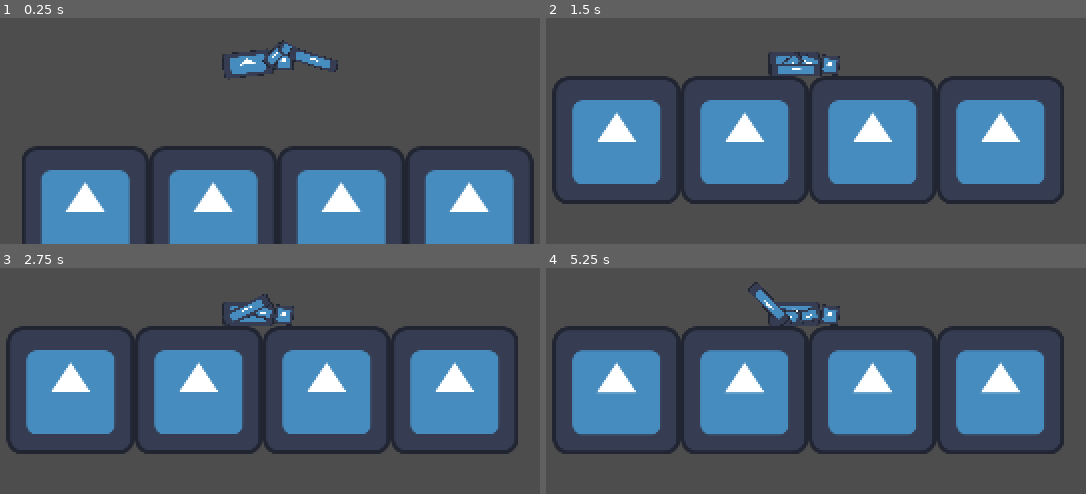
Above: before the commit, frames 1-4 (two rows, left to right).
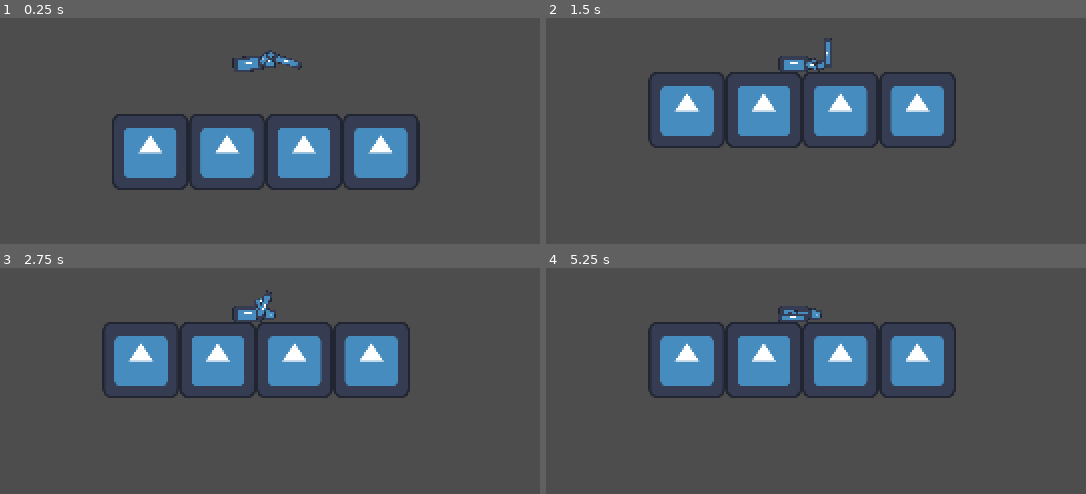
Above: after the commit, the same moments.

Repository: louisng-coder/buckshot_sisyphus
Game: Godot game, scene res://scenes/stage.tscn
Same seed, same stepped clock (60 frames per second), same inputs: the game is played once before the commit and once after it. The engine's default icon, where the game draws it, is replaced by a stand-in: a white triangle on a blue panel in a dark square.
Inputs (mouse positions are in pixels of both pictures, inside the frame that each line leads up to):
- Up to frame 1 (0.25 s): no input
- Up to frame 2 (1.5 s): move the mouse to (934, 45) at 0.52 s; hold Right mouse button (aim) 0.53-1.28 s; tap Space (shoot) at 0.8, 1.35 s; tap Enter at 1.25 s; move the mouse to (664, 81) at 1.27 s
- Up to frame 3 (2.75 s): right-click (118, 331) at 1.55 s; move the mouse to (outside the picture) at 2.02 s; hold Right mouse button (aim) from 2.03 s (still down); tap Space (shoot) at 2.3 s
- Up to frame 4 (5.25 s): move the mouse to (762, 385) at 2.77 s; release Right mouse button (aim) at 2.78 s; click (762, 385) at 2.85 s; right-click (762, 385) at 3.05 s; move the mouse to (983, 367) at 3.52 s; tap Space (shoot) at 3.6, 5.1 s; move the mouse to (outside the picture) at 4.27 s; right-click (outside the picture) at 4.35 s; move the mouse to (826, 313) at 5.02 s

The runs differ from the first frame. In frame 1, 35% of the frame differs, in the area x 4-99%, y 9-100%; in frame 2, 34%; in frame 3, 34%; in frame 4, 34%.

Commit message:
added shotgun

Diff:
--- a/scenes/player.tscn
+++ b/scenes/player.tscn
@@ -25,7 +25,7 @@
 node_b = NodePath("../../uppperarm")
 
 [node name="Camera2D" type="Camera2D" parent="Body"]
-zoom = Vector2(0.5, 0.5)
+zoom = Vector2(0.3, 0.3)
 
 [node name="uppperarm" type="RigidBody2D" parent="."]
 position = Vector2(41, 0)
--- a/scenes/shotgun.gd
+++ b/scenes/shotgun.gd
@@ -1,12 +1,16 @@
 extends RigidBody2D
 
-var direction: Vector2 = Vector2.RIGHT  # default value to avoid errors
+var actual_direction: Vector2 = Vector2.RIGHT  # Define it as a member variable
 
 func _physics_process(delta):
-	direction = (get_global_mouse_position() - global_position).normalized()
+	actual_direction = transform.x.normalized()  # Update it every frame
+	var aim_dir = (get_global_mouse_position() - global_position).normalized()
 
 	if Input.is_action_pressed("aim"):
-		var target_angle = direction.angle()
+	# Rotate the vector by 0 degrees (π/4 radians)
+		var angle_offset = PI  # 0 degrees in radians
+		var rotated_dir = aim_dir.rotated(angle_offset)
+		var target_angle = rotated_dir.angle()
 		var angle_diff = wrapf(target_angle - rotation, -PI, PI)
-		var rotation_speed = 5.0
+		var rotation_speed = 10.0
 		angular_velocity = angle_diff * rotation_speed
--- a/scripts/hand.gd
+++ b/scripts/hand.gd
@@ -55,7 +55,8 @@
 	# Step 6: Pull the hand toward the target using a spring-like force,
 	# and also slow it down using damping
 	var spring_force = to_target * spring_strength
-	var damping_force = -linear_velocity * damping
+	var damping_force = Vector2(-linear_velocity.x * damping, 0)
+
 
 	# Step 7: Apply both forces to the hand to move it realistically
 	apply_central_force(spring_force + damping_force)
@@ -79,15 +80,9 @@
 		body.apply_central_force(crawl_force)
 	# --- SHOOTING AND RECOIL ---
 	if Input.is_action_just_pressed("shoot"):
-		var recoil_strength = 800000.0
-		var gun_direction = shotgun_object.direction.normalized()
-		var recoil = -gun_direction * recoil_strength
-		# wake the body in case it's sleeping:
-		body.sleeping = false
-		# Godot 4: apply_impulse(offset, impulse)
-		# offset = Vector2.ZERO applies it at the center of mass
-		body.apply_impulse(Vector2.ZERO, recoil)
-		print("recoil impulse applied:", recoil)
+		var recoil_strength = 30000.0
+		var gun_direction = shotgun_object.actual_direction
+		body.apply_impulse(-recoil_strength * gun_direction)
 
 
 
Not shown: 1 places in scenes/shotgun.tscn that only renumber resources
